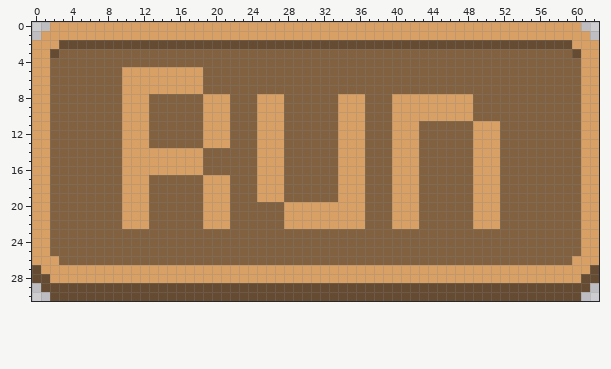
A pixel-art file gets an edit: Assets/run-button.aseprite. Above: the version before the commit.
63x31 pixels, 1 frame.
And afterwards:
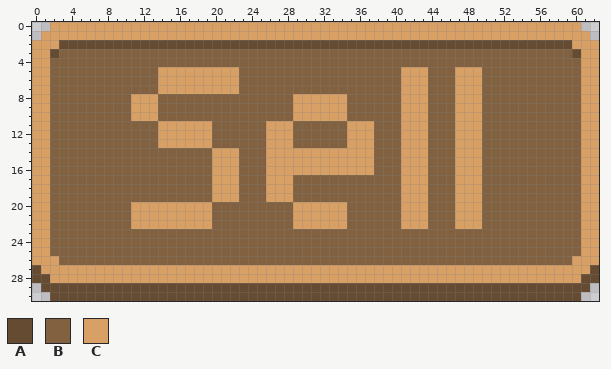
Palette (. is transparent): A #644b31  B #826140  C #d9a066
The exact change:
Changed rows in their new state; - is an unchanged pixel.
first column x 10:
 5 BBBB-----CCCC------------------CCC---CCC--
 6 BBBB-----CCCC------------------CCC---CCC--
 7 BBBB-----CCCC------------------CCC---CCC--
 8 B--C-----BBB---BBB-CCCCC-BB---B---BBB--C--
 9 B--C-----BBB---BBB-CCCCC-BB---B---BBB--C--
10 B--C-----BBB---BBB-CCCCC-BB---B---BBB--C--
11 BBB-CCCCC-BB---B--C-----B--C--B--C---CC-BB
12 BBB-CCCCC-BB---B--C-----B--C--B--C---CC-BB
13 BBB-CCCCC-BB---B--C-----B--C--B--C---CC-BB
14 BBBBBBBBB-CCC--B--CCCCCC---C--B--C---CC-BB
15 BBBBBBBBB-CCC--B--CCCCCC---C--B--C---CC-BB
16 BBBBBBBBB-CCC--B--CCCCCC---C--B--C---CC-BB
17 BBB------B--C--B--C-----BBB---B--C---CC-BB
18 BBB------B--C--B--C-----BBB---B--C---CC-BB
19 BBB------B--C--B--C-----BBB---B--C---CC-BB
20 B--CCCCCC-BB------B------BB---B--C---CC-BB
21 B--CCCCCC-BB------B------BB---B--C---CC-BB
22 B--CCCCCC-BB------B------BB---B--C---CC-BB
Boxes around the changes in both pictures, in picture pixels (x1, y1, x2, y2):
changed: (122, 67, 500, 229)
